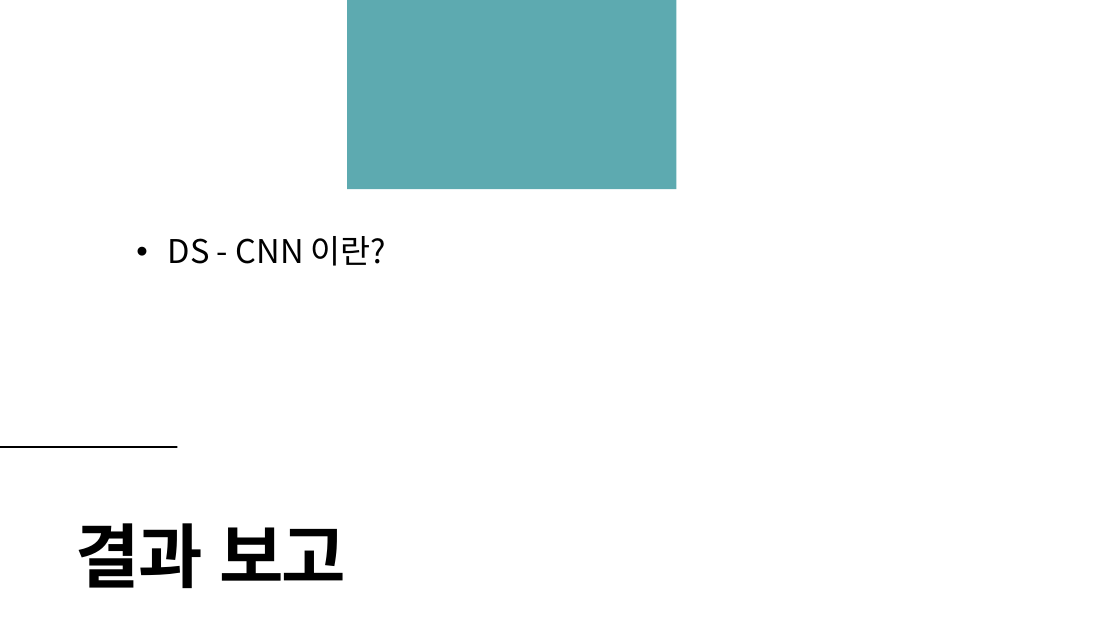
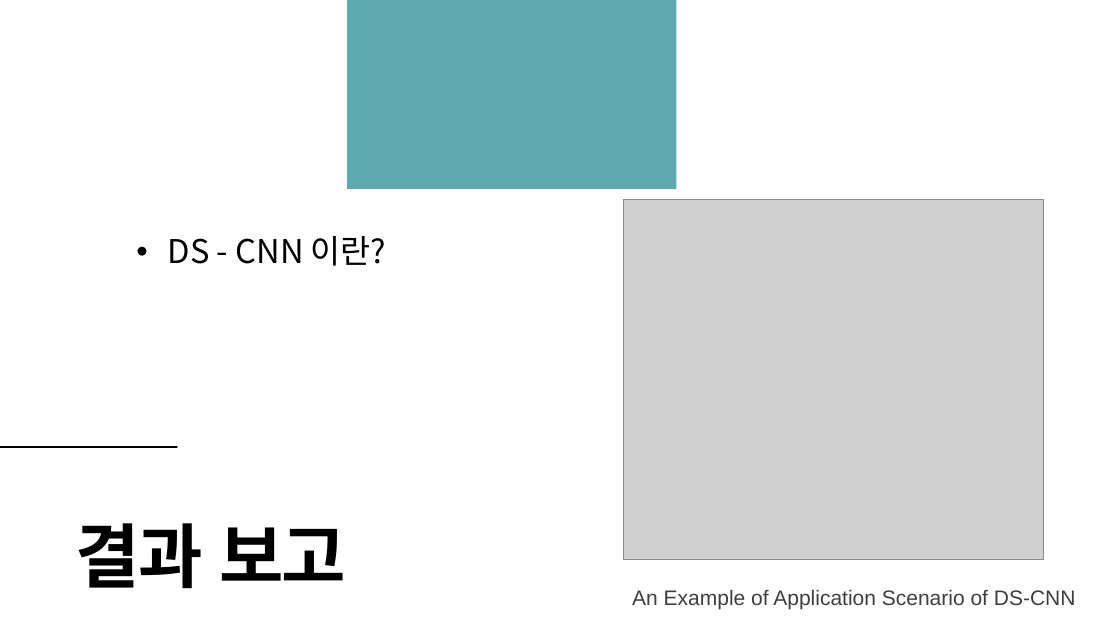
Before and after one commit to TeamPhoneticCode/Report, a slide deck: slide 7 of 2021_졸업과제_1번째_진행보고.pptx. Drawn at 1120x630 pixels with LibreOffice and Linux fonts; fonts in the diff are those of the drawing; grey boxes stand for pictures. Boxes give left, top, right and bottom in pixels: in the first picture for what was removed or moved away, otherwise in the second. Text is boxed around its words. In the diff, an @@ line names an element or a change of style, - is before the commit and + after.

```diff
--- a/2021_졸업과제_1번째_진행보고.pptx
+++ b/2021_졸업과제_1번째_진행보고.pptx
@@ picture added at (x1=624, y1=199, x2=1044, y2=560) @@
@@ text added at (x1=632, y1=589, x2=1076, y2=609), 18 pt, text #3F3F3F @@
+An Example of Application Scenario of DS-CNN
```
Also in this commit, not shown: 1 other slide changed.
